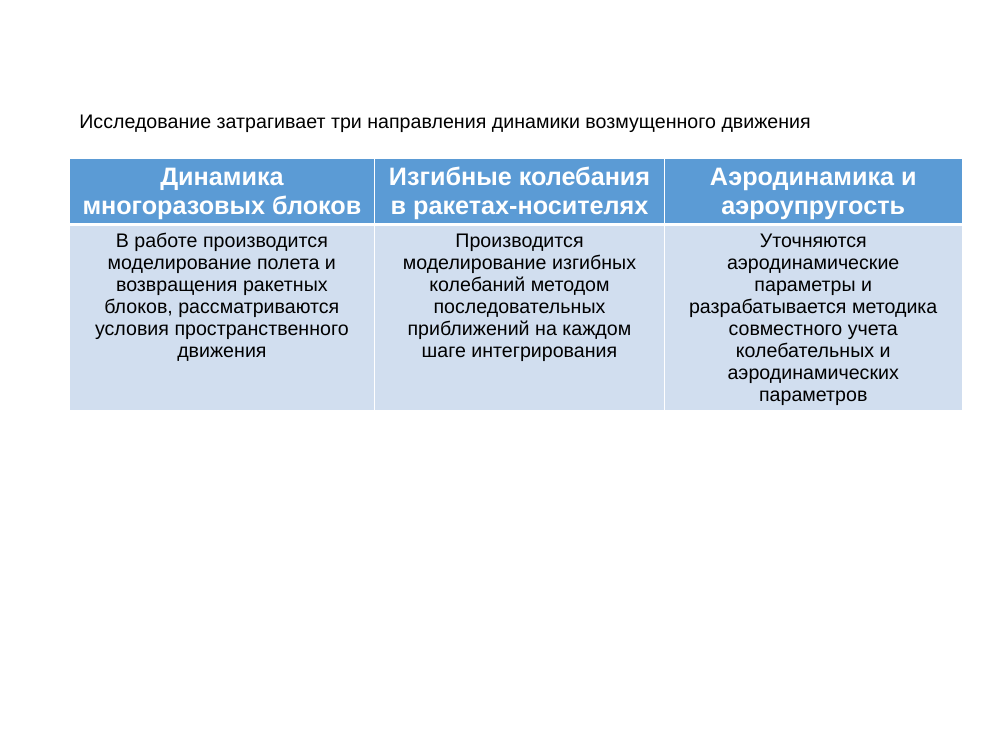
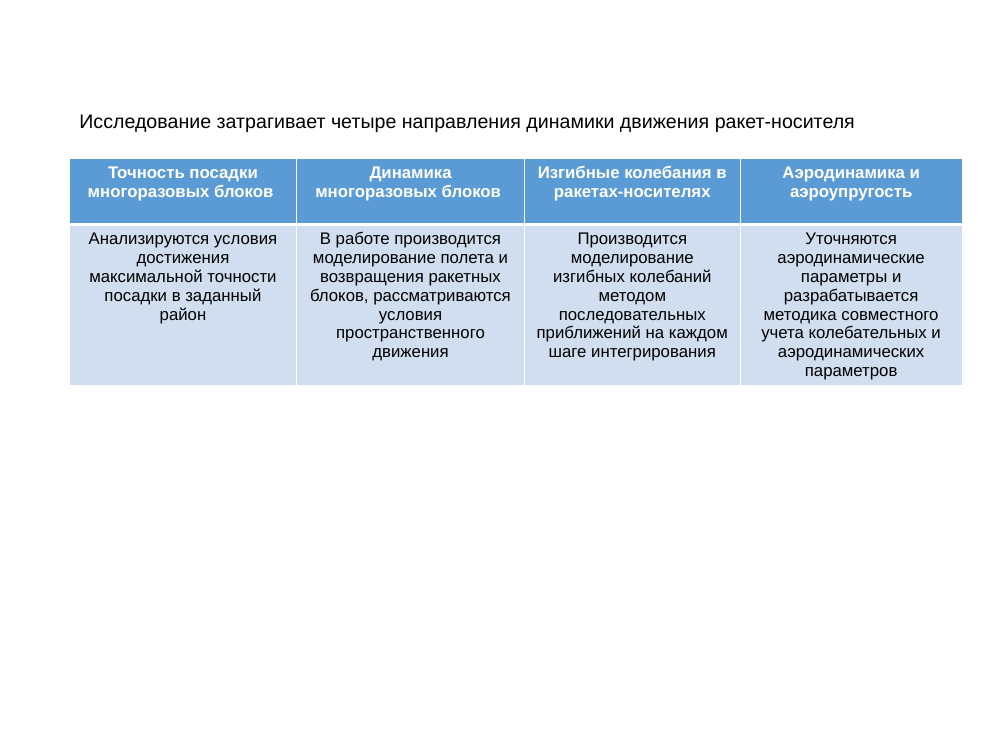
Before and after one commit to SmetanaPrototype/UniFlight, a slide deck: slide 2 of docs/Сметана. Диссертация.pptx. Drawn at 1008x756 pixels with LibreOffice and Linux fonts; fonts in the diff are those of the drawing; background and template pictures are left out. Boxes give left, top, right and bottom in pixels: in the first picture for what was removed or moved away, otherwise in the second. Text is boxed around its words. In the diff, an @@ line names an element or a change of style, - is before the commit and + after.

```diff
--- a/docs/Сметана. Диссертация.pptx
+++ b/docs/Сметана. Диссертация.pptx
@@ text at (79, 114, 855, 132): text changed @@
-Исследование затрагивает три направления динамики возмущенного движения
+Исследование затрагивает четыре направления динамики движения ракет-носителя
@@ table at (70, 158, 963, 400) @@
+column 1: Точность посадки многоразовых блоков | Анализируются условия достижения максимальной точности посадки в заданный район
```
Also in this commit, not shown: 16 other slides changed, 1 slide added, 6 slides removed, 3 other files.
